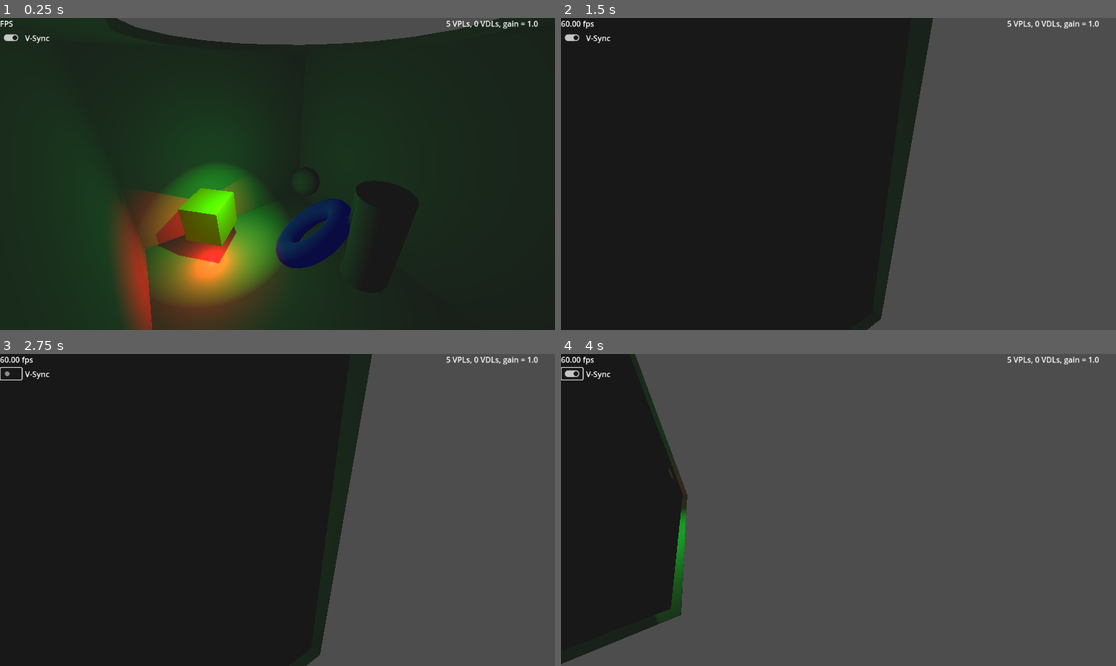
Above: before the commit, frames 1-4 (two rows, left to right).
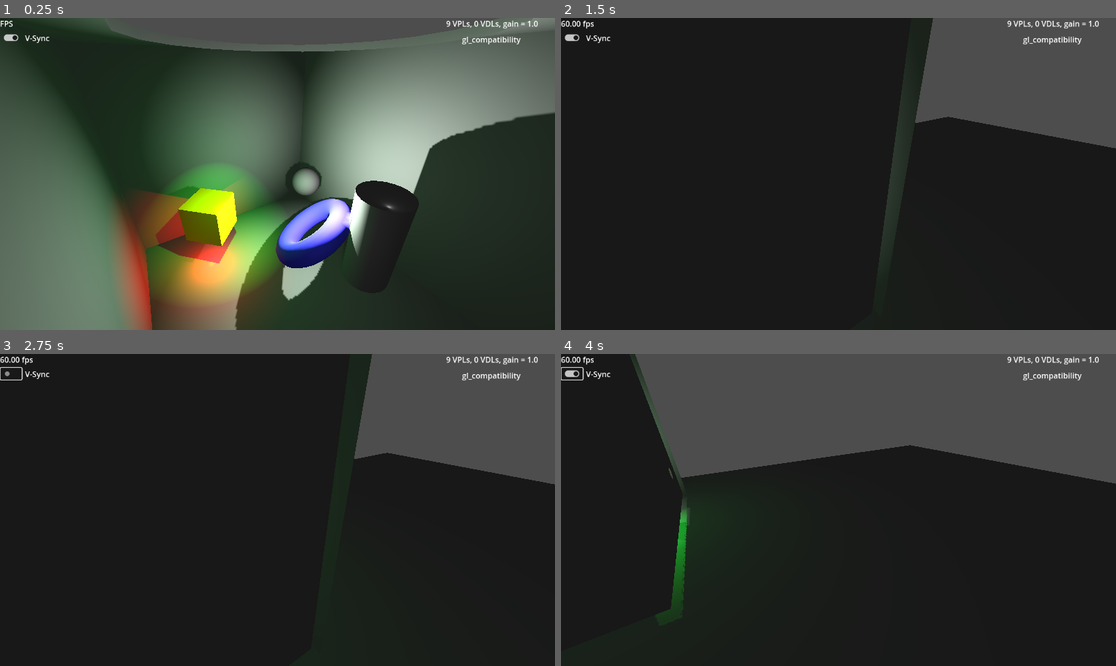
Above: after the commit, the same moments.

Repository: GregPickering/O1S_FauxGI
Game: Godot game, scene res://Scenes/scene_3d.tscn
Same seed, same stepped clock (60 frames per second), same inputs: the game is played once before the commit and once after it.
Inputs (mouse positions are in pixels of both pictures, inside the frame that each line leads up to):
- Up to frame 1 (0.25 s): no input
- Up to frame 2 (1.5 s): tap Enter at 0.5 s; move the mouse to (960, 158) at 0.52 s; hold D 0.53-1.25 s; tap Q at 0.6 s; click (960, 158) at 0.67 s; drag from (727, 189) to (810, 236) at 1.27 s
- Up to frame 3 (2.75 s): click (11, 372) at 2 s
- Up to frame 4 (4 s): tap Space at 2.75 s; move the mouse to (894, 441) at 2.77 s; hold D 2.78-3.5 s; tap Q at 2.85 s; drag from (810, 572) to (672, 463) at 3.52 s

The runs differ from the first frame. In frame 1, 49% of the frame differs, in the area x 0-100%, y 0-100%; in frame 2, 25%; in frame 3, 25%; in frame 4, 53%.

Commit message:
Better Directional sampling rays.
Sampling rays for directional lights are now placed on a diamond.
They also can be distributed in a plane (X,Y,Z, or adapt to the light).
Show the renderer on screen in a label.

Diff:
--- a/O1S_FauxGI/faux_gi.gd
+++ b/O1S_FauxGI/faux_gi.gd
@@ -80,6 +80,9 @@
 @export var directional_proximity : float = 5.0
 ## Max distance to check for directional light being intercepted
 @export var thickness : float = 10.0
+enum DirCastPlane { NONE, X, Y, Z, ADAPT }
+## Cast all directional sample points into a plane
+@export var cast_plane : DirCastPlane = DirCastPlane.ADAPT
 
 # original light sources in the scene
 var light_sources : Array[ Light3D ] = []
@@ -230,11 +233,22 @@
 	res_light[ ray_storage.energy ] = sqrt( 1.0 - done_frac )
 	return res_light
 
+var collisions : Dictionary = {}
 func raycast( from : Vector3, to : Vector3 ) -> Dictionary:
 	# do the ray cast
 	query.from = from
 	query.to = to
 	var res_ray := space_state.intersect_ray( query )
+	# what did we hit?
+	#if res_ray:
+		## save based on some collision ID
+		#var cid = res_ray.face_index
+		#if not collisions.has( cid ):
+			#collisions[ cid ] = true
+			## and what did we hit?
+			#printt( "Entry " + str( collisions.size() ),
+					#res_ray.collider, res_ray.collider_id,
+					#res_ray.face_index, res_ray.rid, res_ray.shape )
 	# draw it?
 	if show_raycasts:
 		if res_ray:
@@ -354,7 +368,7 @@
 			light_data[ light ].erase( ray_idx )
 
 func process_dirl( light : Light3D ):
-	var dir : Vector3 = light.global_basis.z * -thickness
+	var light_dir : Vector3 = light.global_basis.z * -thickness
 	var e : float = (light.light_energy * light.light_indirect_energy *
 				scale_all_light_energy * bounce_gain)
 	if dir_NxN < 1:
@@ -363,15 +377,28 @@
 		active_VDLs += 1
 	else:
 		e /= dir_NxN * dir_NxN
+		var offset : float = (dir_NxN - 1.0) * 0.5
+		var center : Vector3 = _camera.global_position - _camera.global_basis.z * directional_proximity * 0.35
+		var sample_basis := Basis()
+		match cast_plane:
+			DirCastPlane.X:
+				sample_basis = Basis( Quaternion( _camera.global_basis.y, Vector3(1,0,0) ) )
+			DirCastPlane.Y:
+				sample_basis = Basis( Quaternion( _camera.global_basis.y, Vector3(0,1,0) ) )
+			DirCastPlane.Z:
+				sample_basis = Basis( Quaternion( _camera.global_basis.y, Vector3(0,0,0) ) )
+			DirCastPlane.ADAPT:
+				sample_basis = Basis( Quaternion( _camera.global_basis.y, light.global_basis.z ) )
+		sample_basis *= _camera.global_basis
 		var stride : float = directional_proximity / dir_NxN
-		var center : Vector3 = _camera.global_position + _camera.global_basis * \
-								(Vector3( -0.5, 0, -0.42 - 0.5 ) * directional_proximity)
+		var stride_i = sample_basis * Vector3( -0.7071, 0, +0.7071 ) * stride
+		var stride_j = sample_basis * Vector3( +0.7071, 0, +0.7071 ) * stride
 		var idx : int = 0
 		for j in dir_NxN:
-			var pt_row : Vector3 = center + _camera.global_basis.z * (j + 0.5) * stride
+			var pt_row : Vector3 = center + (j - offset) * stride_j
 			for i in dir_NxN:
-				var pt : Vector3 = pt_row + _camera.global_basis.x * (i + 0.5) * stride
-				var res_ray := raycast( pt - dir, pt + dir )
+				var pt : Vector3 = pt_row + (i - offset) * stride_i
+				var res_ray := raycast( pt - light_dir, pt + light_dir )
 				if res_ray:
 					if res_ray.normal.dot( res_ray.position - _camera.global_position ) < 0.0:
 						var vpl : Dictionary = {}
--- a/Scenes/scene_3d.tscn
+++ b/Scenes/scene_3d.tscn
@@ -6,6 +6,7 @@
 [ext_resource type="Script" uid="uid://dpjhlb182qd2e" path="res://Scripts/fps.gd" id="4_cqamk"]
 [ext_resource type="Script" uid="uid://b74n28fy47qj1" path="res://Scripts/cb_v_sync.gd" id="5_c5wjy"]
 [ext_resource type="Script" uid="uid://bu0i1okglx0ic" path="res://Scripts/faux_gi_status_label.gd" id="6_bn1vk"]
+[ext_resource type="Script" uid="uid://h3bi55a3ev55" path="res://Scripts/renderer_label.gd" id="7_pjwey"]
 
 [sub_resource type="Environment" id="Environment_q5cge"]
 tonemap_mode = 3
@@ -69,8 +70,12 @@
 material = SubResource("StandardMaterial3D_6ffuc")
 metadata/_edit_group_ = true
 
+[node name="CSGBox3D3" type="CSGBox3D" parent="Geometry"]
+transform = Transform3D(1, 0, 0, 0, 1, 0, 0, 0, 1, 1.80649, -0.955527, -2.43044)
+size = Vector3(15.4212, 0.1, 36.4354)
+
 [node name="SpinSpot" type="Node3D" parent="."]
-transform = Transform3D(-0.168192, 0, -0.985754, 0, 1, 0, 0.985754, 0, -0.168192, 0, 0, 0)
+transform = Transform3D(0.960788, 0, -0.277283, 0, 1, 0, 0.277283, 0, 0.960788, 0, 0, 0)
 script = ExtResource("3_ok1gl")
 
 [node name="SpotLight3D" type="SpotLight3D" parent="SpinSpot"]
@@ -83,14 +88,13 @@
 
 [node name="OmniLight3D" type="OmniLight3D" parent="SpinSpot"]
 transform = Transform3D(-0.128348, 0, -0.991729, 0, 1, 0, 0.991729, 0, -0.128348, -0.711475, 1.74288, -0.629222)
-visible = false
 light_energy = 1.5
 shadow_enabled = true
 
 [node name="SpinDir" type="Node3D" parent="."]
-transform = Transform3D(-0.617899, 0, 0.786258, 0, 1, 0, -0.786258, 0, -0.617899, 0, 0, 0)
+transform = Transform3D(-0.962606, 0, -0.270906, 0, 1, 0, 0.270906, 0, -0.962606, 0, 0, 0)
 script = ExtResource("3_ok1gl")
-speed = -0.3
+speed = -0.25
 
 [node name="DirectionalLight3D" type="DirectionalLight3D" parent="SpinDir"]
 transform = Transform3D(0.982008, -0.188398, 0.0128751, 0.0752052, 0.452719, 0.888476, -0.173216, -0.871523, 0.458742, 0, 2, 0)
@@ -142,4 +146,17 @@
 horizontal_alignment = 1
 script = ExtResource("6_bn1vk")
 
+[node name="RendererLabel" type="Label" parent="UICanvas"]
+anchors_preset = 1
+anchor_left = 1.0
+anchor_right = 1.0
+offset_left = -262.0
+offset_top = 33.0
+offset_right = -1.0
+offset_bottom = 56.0
+grow_horizontal = 0
+text = "Renderer"
+horizontal_alignment = 1
+script = ExtResource("7_pjwey")
+
 [connection signal="toggled" from="UICanvas/cbVSync" to="UICanvas/cbVSync" method="_on_toggled"]
--- /dev/null
+++ b/Scripts/renderer_label.gd
@@ -0,0 +1,4 @@
+extends Label
+
+func _ready():
+	text = RenderingServer.get_current_rendering_method()
--- a/project.godot
+++ b/project.godot
@@ -27,6 +27,10 @@
 "res://Scripts/": "teal"
 }
 
+[physics]
+
+3d/physics_engine="Jolt Physics"
+
 [rendering]
 
 renderer/rendering_method="gl_compatibility"
Not shown: 1 places in Scenes/scene_3d.tscn that only renumber resources
Not shown, added: Scripts/renderer_label.gd.uid
